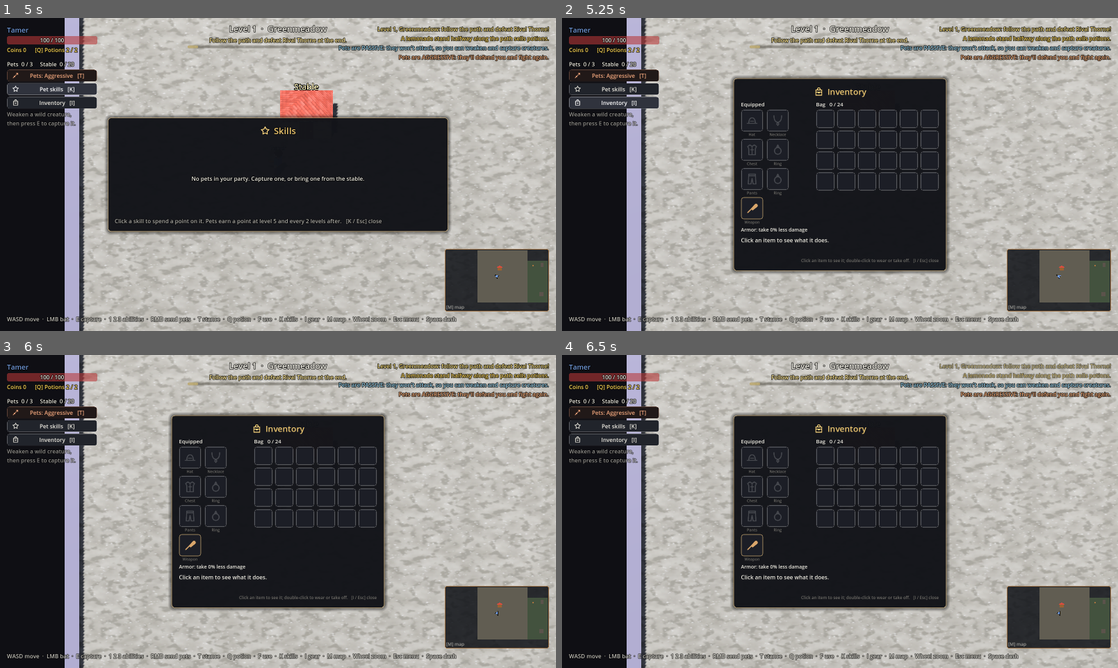
Above: before the commit, frames 1-4 (two rows, left to right).
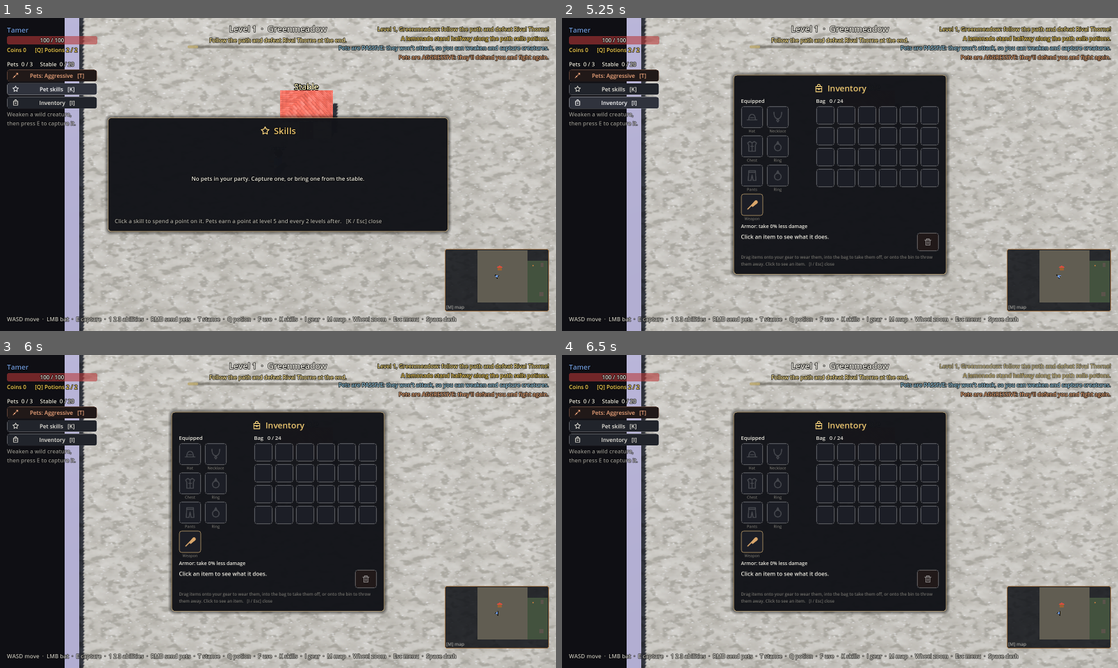
Above: after the commit, the same moments.

Repository: stealer999-design/Pack-Leader
Game: Godot game, scene res://scenes/main.tscn
Two runs of this game, one before a commit and one after it. Both use one fixed random seed, a clock stepped at 60 frames per second and the inputs below.
Inputs (mouse positions are in pixels of both pictures, inside the frame that each line leads up to):
- Up to frame 1 (5 s): click "New Game" at 0.5 s; click "New Game" at 1.25 s; click "Play solo" at 2 s; click "Pets: Aggressive [T]" at 2.75 s; click "Pets: Passive [T]" at 3.5 s; click "Pet skills [K]" at 4.25 s
- Up to frame 2 (5.25 s): click "Inventory [I]" at 5 s
- Up to frame 3 (6 s): tap E (capture) at 5.75 s; drag from (278, 511) to (333, 442) at 5.77 s
- Up to frame 4 (6.5 s): no input

Frame 1 is identical in both runs. In frame 2, 3.9% of the frame differs, in the area x 30-70%, y 17-83%; in frame 3, 3.9%; in frame 4, 3.9%.

Commit message:
Inventory: drag and drop instead of buttons
Drag an item onto its gear slot to wear it (swapping with what was worn;
fitting slots light up during the drag), drag worn gear into the bag to
take it off (into that place, or swapping with a fitting item there), drag
within the bag to rearrange, or onto the new bin to throw it away (with a
confirmation). The Wear / Take off / Throw away buttons are gone; clicking
still shows an item and double-click stays as a shortcut. The server gains
request_move_in_bag and slot/place-aware equip and unequip.

Co-Authored-By: Claude Opus 5.5 <noreply@anthropic.com>
Claude-Session: https://claude.ai/code/session_01SHXn7uzAhXhqkDiK48VPSa

Diff:
--- a/scripts/hud.gd
+++ b/scripts/hud.gd
@@ -160,7 +160,7 @@
 ## Escape closes the stable, shop or skills, but a press that closes the release dialog
 ## on top of the stable shouldn't close the stable as well.
 func _input(event: InputEvent) -> void:
-	if event.is_action_pressed("ui_cancel") and release_dialog.visible:
+	if event.is_action_pressed("ui_cancel") and (release_dialog.visible or inventory_window._discard_dialog.visible):
 		_dialog_closed_frame = Engine.get_process_frames()
 
 
--- a/scripts/inventory_window.gd
+++ b/scripts/inventory_window.gd
@@ -1,9 +1,11 @@
 class_name InventoryWindow
 extends PanelContainer
 ## The inventory (I): what the tamer wears in its seven slots (weapon, chest,
-## pants, hat, two rings, a necklace) and the bag. Click an item to see it,
-## double-click (or the button) to put it on or take it off. The server does
-## the moving (Player.request_equip / request_unequip / request_discard).
+## pants, hat, two rings, a necklace) and the bag. Everything is drag and drop:
+## drag an item onto its gear slot to wear it (swapping with what's there),
+## drag worn gear into the bag to take it off, drag within the bag to tidy it,
+## or onto the bin to throw it away. Click an item to see it; double-click is a
+## shortcut to wear / take off. The server does the moving (Player.request_*).
 
 const EQUIP_SIZE := Vector2(64, 64)
 const BAG_SIZE := Vector2(54, 54)
@@ -16,8 +18,9 @@
 var _armor: Label
 var _bag_title: Label
 var _details: Label
-var _use: Button
-var _discard: Button
+var _bin: ItemSlot
+var _discard_dialog: ConfirmationDialog
+var _discard_index := -1
 var _selected: ItemSlot
 
 
@@ -60,6 +63,7 @@
 		item_slot.equip_slot = slot
 		item_slot.custom_minimum_size = EQUIP_SIZE
 		item_slot.clicked.connect(_on_slot_clicked)
+		item_slot.dropped.connect(_on_dropped)
 		cell.add_child(item_slot)
 		var name_label := Label.new()
 		name_label.text = ItemDB.SLOT_NAMES[slot]
@@ -87,36 +91,41 @@
 		item_slot.bag_index = i
 		item_slot.custom_minimum_size = BAG_SIZE
 		item_slot.clicked.connect(_on_slot_clicked)
+		item_slot.dropped.connect(_on_dropped)
 		bag_grid.add_child(item_slot)
 		_bag_slots.append(item_slot)
 
-	# The selected item and what to do with it.
+	# The selected item, the bin, and how it works.
+	var bottom := HBoxContainer.new()
+	bottom.add_theme_constant_override("separation", 14)
+	box.add_child(bottom)
 	_details = Label.new()
 	_details.custom_minimum_size = Vector2(0, 54)
 	_details.autowrap_mode = TextServer.AUTOWRAP_WORD_SMART
-	box.add_child(_details)
-	var buttons := HBoxContainer.new()
-	buttons.add_theme_constant_override("separation", 10)
-	box.add_child(buttons)
-	_use = Button.new()
-	_use.focus_mode = Control.FOCUS_NONE
-	_use.custom_minimum_size = Vector2(160, 36)
-	_use.pressed.connect(_use_selected)
-	buttons.add_child(_use)
-	_discard = Button.new()
-	_discard.text = "Throw away"
-	_discard.focus_mode = Control.FOCUS_NONE
-	_discard.custom_minimum_size = Vector2(140, 36)
-	UiIcons.button(_discard, "trash")
-	_discard.pressed.connect(_discard_selected)
-	buttons.add_child(_discard)
+	_details.size_flags_horizontal = Control.SIZE_EXPAND_FILL
+	bottom.add_child(_details)
+	_bin = ItemSlot.new()
+	_bin.is_bin = true
+	_bin.custom_minimum_size = Vector2(64, 54)
+	_bin.dropped.connect(_on_dropped)
+	_bin.tooltip_text = "Drop an item here to throw it away."
+	bottom.add_child(_bin)
 	var hint := Label.new()
-	hint.text = "Click an item to see it; double-click to wear or take off.   [I / Esc] close"
+	hint.text = "Drag items onto your gear to wear them, into the bag to take them off, or onto the bin to throw them away. Click to see an item.   [I / Esc] close"
+	hint.autowrap_mode = TextServer.AUTOWRAP_WORD_SMART
 	hint.add_theme_font_size_override("font_size", 12)
 	hint.modulate = UiTheme.TEXT_DIM
-	hint.size_flags_horizontal = Control.SIZE_EXPAND_FILL
-	hint.horizontal_alignment = HORIZONTAL_ALIGNMENT_RIGHT
-	buttons.add_child(hint)
+	box.add_child(hint)
+	_discard_dialog = ConfirmationDialog.new()
+	_discard_dialog.title = "Throw away?"
+	_discard_dialog.ok_button_text = "Throw away"
+	_discard_dialog.confirmed.connect(func() -> void:
+		if _discard_index >= 0:
+			player.request_discard.rpc_id(1, _discard_index)
+		_discard_index = -1)
+	add_child(_discard_dialog)
+	UiIcons.button(_discard_dialog.get_ok_button(), "trash")
+	UiIcons.button(_discard_dialog.get_cancel_button(), "back")
 
 
 func bind(new_player: Player) -> void:
@@ -158,14 +167,36 @@
 
 func _on_slot_clicked(item_slot: ItemSlot, double: bool) -> void:
 	_selected = item_slot if not item_slot.item.is_empty() else null
-	if double and _selected:
-		_use_selected()
+	if double and _selected and _selected.item.get("type", "") != "bat":
+		# A shortcut: wear it / take it off.
+		if _selected.bag_index >= 0:
+			player.request_equip.rpc_id(1, _selected.bag_index)
+		else:
+			player.request_unequip.rpc_id(1, _selected.equip_slot)
+		_selected = null
 	refresh()
 
 
+## An item dragged from `from` and dropped on `to` (both ItemSlots, or the bin).
+func _on_dropped(from: ItemSlot, to: ItemSlot) -> void:
+	_selected = null
+	if to.is_bin:
+		if from.bag_index >= 0:
+			_discard_index = from.bag_index
+			_discard_dialog.dialog_text = "Throw away the %s?\nIt's gone for good." % ItemDB.display_name(from.item)
+			_discard_dialog.popup_centered()
+		else:
+			player.request_unequip.rpc_id(1, from.equip_slot)  # take it off first; then it can go
+		return
+	if from.bag_index >= 0 and to.bag_index >= 0:
+		player.request_move_in_bag.rpc_id(1, from.bag_index, to.bag_index)
+	elif from.bag_index >= 0:
+		player.request_equip.rpc_id(1, from.bag_index, to.equip_slot)
+	elif to.bag_index >= 0:
+		player.request_unequip.rpc_id(1, from.equip_slot, to.bag_index)
+
+
 func _update_details() -> void:
-	_use.visible = _selected != null and _selected.item.get("type", "") != "bat"
-	_discard.visible = _selected != null and _selected.bag_index >= 0
 	if _selected == null:
 		_details.text = "Click an item to see what it does."
 		return
@@ -175,31 +206,9 @@
 		return
 	_details.text = ItemDB.describe(item)
 	if _selected.bag_index >= 0:
-		var slot := ItemDB.slot_of(item)
-		var worn: Dictionary = player.equipment.get(slot, {})
+		var worn: Dictionary = player.equipment.get(ItemDB.slot_of(item), {})
 		if not worn.is_empty():
-			_details.text += "   (wearing: %s, %d%%)" % [ItemDB.display_name(worn), ItemDB.armor(worn)]
-		_use.text = "Wear"
-		UiIcons.button(_use, "plus")
-	else:
-		_use.text = "Take off"
-		UiIcons.button(_use, "back")
-
-
-func _use_selected() -> void:
-	if _selected == null or _selected.item.get("type", "") == "bat":
-		return
-	if _selected.bag_index >= 0:
-		player.request_equip.rpc_id(1, _selected.bag_index)
-	else:
-		player.request_unequip.rpc_id(1, _selected.equip_slot)
-	_selected = null
-
-
-func _discard_selected() -> void:
-	if _selected and _selected.bag_index >= 0:
-		player.request_discard.rpc_id(1, _selected.bag_index)
-		_selected = null
+			_details.text += "\n(wearing: %s, %d%%)" % [ItemDB.display_name(worn), ItemDB.armor(worn)]
 
 
 func _heading(text: String) -> Label:
@@ -214,9 +223,12 @@
 	extends Control
 
 	signal clicked(slot: ItemSlot, double: bool)
+	signal dropped(from: ItemSlot, to: ItemSlot)
 
 	var equip_slot := ""
 	var bag_index := -1
+	var is_bin := false  ## The throw-away bin.
+	var _drop_hover := false
 	var item := {}:
 		set(v):
 			item = v
@@ -233,8 +245,48 @@
 
 	func _gui_input(event: InputEvent) -> void:
 		if event is InputEventMouseButton and event.pressed and event.button_index == MOUSE_BUTTON_LEFT:
-			accept_event()
 			clicked.emit(self, event.double_click)
+
+	func _get_drag_data(_at: Vector2) -> Variant:
+		if is_bin or item.is_empty() or item.type == "bat":
+			return null
+		var preview := ItemSlot.new()
+		preview.item = item
+		preview.size = size
+		preview.position = -size * 0.5
+		preview.modulate = Color(1, 1, 1, 0.85)
+		var holder := Control.new()  # centres the preview on the mouse
+		holder.add_child(preview)
+		set_drag_preview(holder)
+		return {"item_slot": self}
+
+	func _can_drop_data(_at: Vector2, data: Variant) -> bool:
+		var ok := false
+		if data is Dictionary and data.has("item_slot") and data.item_slot != self:
+			var from: ItemSlot = data.item_slot
+			if is_bin:
+				ok = true
+			elif bag_index >= 0:
+				# Into the bag: anything from the bag; worn gear unless a misfit is in the way.
+				ok = from.bag_index >= 0 or item.is_empty() or ItemDB.fits(item, from.equip_slot)
+			elif equip_slot != "" and equip_slot != "weapon":
+				ok = ItemDB.fits(from.item, equip_slot)
+		if ok != _drop_hover:
+			_drop_hover = ok
+			queue_redraw()
+		return ok
+
+	func _drop_data(_at: Vector2, data: Variant) -> void:
+		_drop_hover = false
+		queue_redraw()
+		dropped.emit(data.item_slot, self)
+
+	func _notification(what: int) -> void:
+		if what == NOTIFICATION_DRAG_END or what == NOTIFICATION_MOUSE_EXIT:
+			_drop_hover = false
+			queue_redraw()
+		if what == NOTIFICATION_DRAG_BEGIN:
+			queue_redraw()  # light up the places this item can go
 
 	func _draw() -> void:
 		var rect := Rect2(Vector2.ZERO, size)
@@ -242,13 +294,23 @@
 		box.bg_color = Color(0.11, 0.12, 0.15)
 		box.set_corner_radius_all(8)
 		box.set_border_width_all(2)
+		if is_bin:
+			box.bg_color = Color(0.2, 0.08, 0.08) if _drop_hover else Color(0.13, 0.1, 0.1)
+			box.border_color = Color(1.0, 0.45, 0.4) if _drop_hover else Color(1, 1, 1, 0.12)
+			draw_style_box(box, rect)
+			var bin_size := int(minf(size.x, size.y) * 0.5)
+			draw_texture(UiIcons.texture("trash", bin_size), (size - Vector2(bin_size, bin_size)) * 0.5,
+					Color(1.0, 0.6, 0.55) if _drop_hover else Color(1, 1, 1, 0.45))
+			return
+		if _fits_dragged():
+			box.bg_color = Color(0.2, 0.18, 0.1)  # where the dragged item can go
 		var border := Color(1, 1, 1, 0.1)
 		if item.get("type", "") == "bat":
 			border = UiTheme.BORDER
 		elif not item.is_empty():
 			border = ItemDB.rarity_color(item)
-		box.border_color = UiTheme.ACCENT if selected else border
-		if selected:
+		box.border_color = UiTheme.ACCENT if selected or _drop_hover else border
+		if selected or _drop_hover:
 			box.set_border_width_all(3)
 		draw_style_box(box, rect)
 		var icon_size := int(minf(size.x, size.y) * 0.6)
@@ -274,7 +336,17 @@
 			draw_string(font, Vector2(5, size.y - 5), str(int(item.level)), HORIZONTAL_ALIGNMENT_LEFT, -1, 12,
 					ItemDB.rarity_color(item))
 
+	## True while an item that could go in this gear slot is being dragged.
+	func _fits_dragged() -> bool:
+		if equip_slot == "" or equip_slot == "weapon" or not get_viewport().gui_is_dragging():
+			return false
+		var data = get_viewport().gui_get_drag_data()
+		return data is Dictionary and data.has("item_slot") and data.item_slot != self \
+				and ItemDB.fits(data.item_slot.item, equip_slot)
+
 	func _tooltip() -> String:
+		if is_bin:
+			return "Drop an item here to throw it away."
 		if item.is_empty():
 			return ItemDB.SLOT_NAMES.get(equip_slot, "Empty")
 		if item.type == "bat":
--- a/scripts/item_db.gd
+++ b/scripts/item_db.gd
@@ -63,6 +63,14 @@
 	return ""
 
 
+## True if `item` can be worn in equipment `slot` (rings go in either ring slot).
+static func fits(item: Dictionary, slot: String) -> bool:
+	var own := slot_of(item)
+	if own == "":
+		return false
+	return own == slot or (own == "ring" and slot in ["ring1", "ring2"])
+
+
 static func display_name(item: Dictionary) -> String:
 	if item.is_empty():
 		return ""
--- a/scripts/player.gd
+++ b/scripts/player.gd
@@ -854,31 +854,52 @@
 	return true
 
 
-## Wears the item in bag place `index`; whatever was in that slot goes back in its place.
-@rpc("any_peer", "call_local", "reliable")
-func request_equip(index: int) -> void:
+## Wears the item in bag place `index` (in `slot`, or its usual slot); whatever
+## was worn there goes back into that bag place.
+@rpc("any_peer", "call_local", "reliable")
+func request_equip(index: int, slot := "") -> void:
 	if not _sent_by_owner() or index < 0 or index >= bag.size() or bag[index].is_empty():
 		return
 	var item := bag[index]
-	var slot := ItemDB.slot_of(item)
 	if slot == "":
+		slot = ItemDB.slot_of(item)
+	if not equipment.has(slot) or not ItemDB.fits(item, slot):
 		return
 	bag[index] = equipment[slot]
 	equipment[slot] = item
 	_gear_changed()
 
 
-@rpc("any_peer", "call_local", "reliable")
-func request_unequip(slot: String) -> void:
+## Takes off what's worn in `slot`, into bag place `index` (or the first free
+## place). If that place holds something that fits the slot, they swap.
+@rpc("any_peer", "call_local", "reliable")
+func request_unequip(slot: String, index := -1) -> void:
 	if not _sent_by_owner() or not equipment.has(slot) or equipment[slot].is_empty() or slot == "weapon":
 		return
-	var place := first_empty_bag_place()
-	if place < 0:
+	if index >= 0 and index < bag.size() and not bag[index].is_empty():
+		if ItemDB.fits(bag[index], slot):
+			request_equip(index, slot)  # a swap
+			return
+		index = -1  # something else is there: use a free place instead
+	if index < 0 or index >= bag.size():
+		index = first_empty_bag_place()
+	if index < 0:
 		world.tell(peer_id, "Your bag is full.", Color(1, 0.8, 0.5))
 		return
-	bag[place] = equipment[slot]
+	bag[index] = equipment[slot]
 	equipment[slot] = {}
 	_gear_changed()
+
+
+## Moves an item to another bag place (swapping with whatever is there).
+@rpc("any_peer", "call_local", "reliable")
+func request_move_in_bag(from: int, to: int) -> void:
+	if not _sent_by_owner() or from < 0 or to < 0 or from >= bag.size() or to >= bag.size() or from == to:
+		return
+	var item := bag[from]
+	bag[from] = bag[to]
+	bag[to] = item
+	_push_inventory()
 
 
 @rpc("any_peer", "call_local", "reliable")
